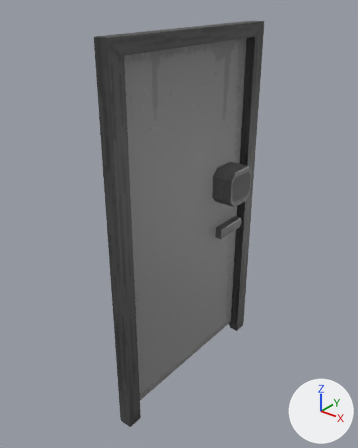
Before and after pictures for a commit that changed the FBX model MysteryMorse/Assets/ArtAssets/Models/door.fbx.
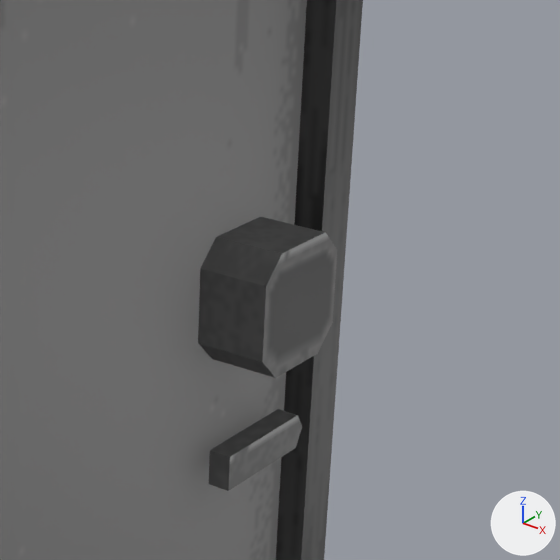
Each version is shown whole from a 50 mm lens placed at (13.31, -18.47, 20.73), pointed at (-1.09, -0.47, 9.57), then close up on the part from 44% to 88% of the width and 22% to 58% of the height. The axes (+X, +Y, +Z) are drawn at lower right. The lights are the same throughout. The last two pictures show the newer version.

In view in the first close-up: 'door'.
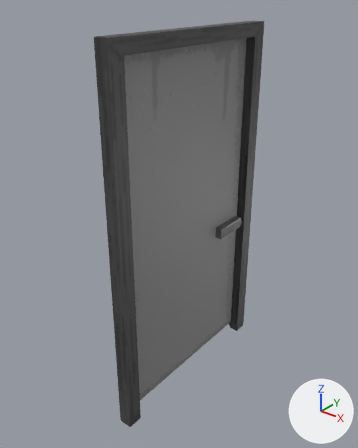
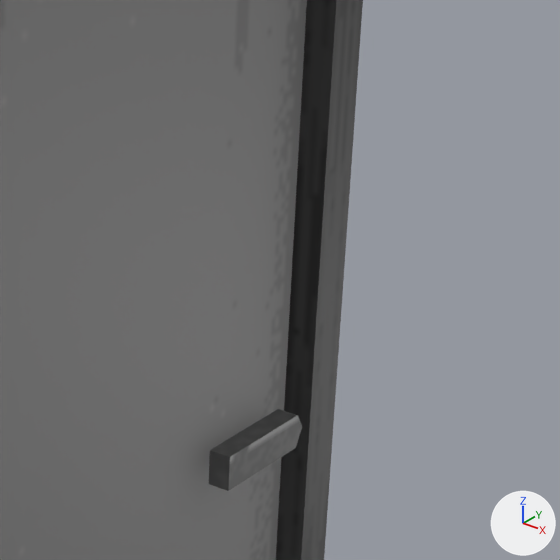
Pixel boxes [x1, y1, x2, y2] of what changed, in the close-ups (560 x 560 px):
part 1 of me_cube_004, deleted: before [198, 217, 337, 378]

The change in detail:
me_cube_004 is used by ob_door; location (0.0, 0.0, 0.0).
me_cube_004 had 48 vertices, 34 faces and spanned x -1.2..0.4, y -5.5..5.5, z 0.0..19.0.
me_cube_004 now has 32 vertices, 25 faces and spans x -1.2..-0.1, y -5.5..5.5, z 0.0..19.0.
me_cube_004 part 1: the loose piece of 16 vertices spanning x -1.1..0.4, y 2.1..4.1, z 9.9..11.9 is deleted.
Other edits to the shape of me_cube_004 do not show in these pictures.
